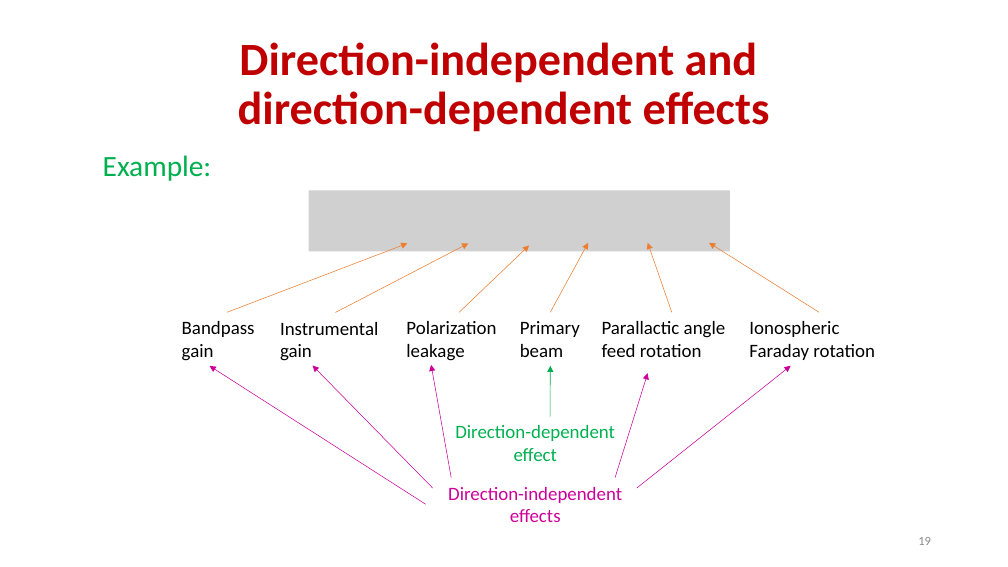
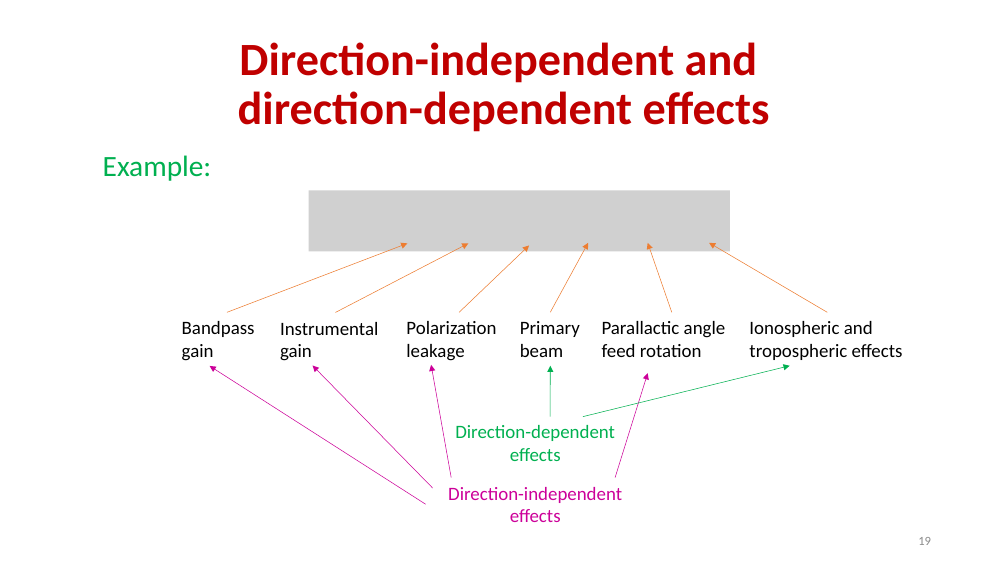
Before and after one commit to ratt-ru/ratt-interferometry-course, a slide deck: slide 19 of lectures/calibration/RIME.pptx. Drawn at 1008x567 pixels with LibreOffice and Linux fonts; fonts in the diff are those of the drawing; grey boxes stand for pictures. Boxes give left, top, right and bottom in pixels: in the first picture for what was removed or moved away, otherwise in the second. Text is boxed around its words. In the diff, an @@ line names an element or a change of style, - is before the commit and + after.

Commit message:
Updated lectures

```diff
--- a/lectures/calibration/RIME.pptx
+++ b/lectures/calibration/RIME.pptx
@@ arrow moved from (819, 312) - (709, 243) to (827, 312) - (709, 243) @@
@@ text at <box>749,321,903,360</box>: text changed @@
-Ionospheric
-Faraday rotation
+Ionospheric and
+tropospheric effects
@@ arrow added from (583, 417) to (790, 366), #00B050 0.5 pt @@
@@ arrow removed from (637, 488) to (791, 366) @@
@@ text at <box>510,448,561,461</box>: text changed @@
-effect
+effects
```
Also in this commit, not shown: 2 other slides changed, 12 slides added, 2 other files.
